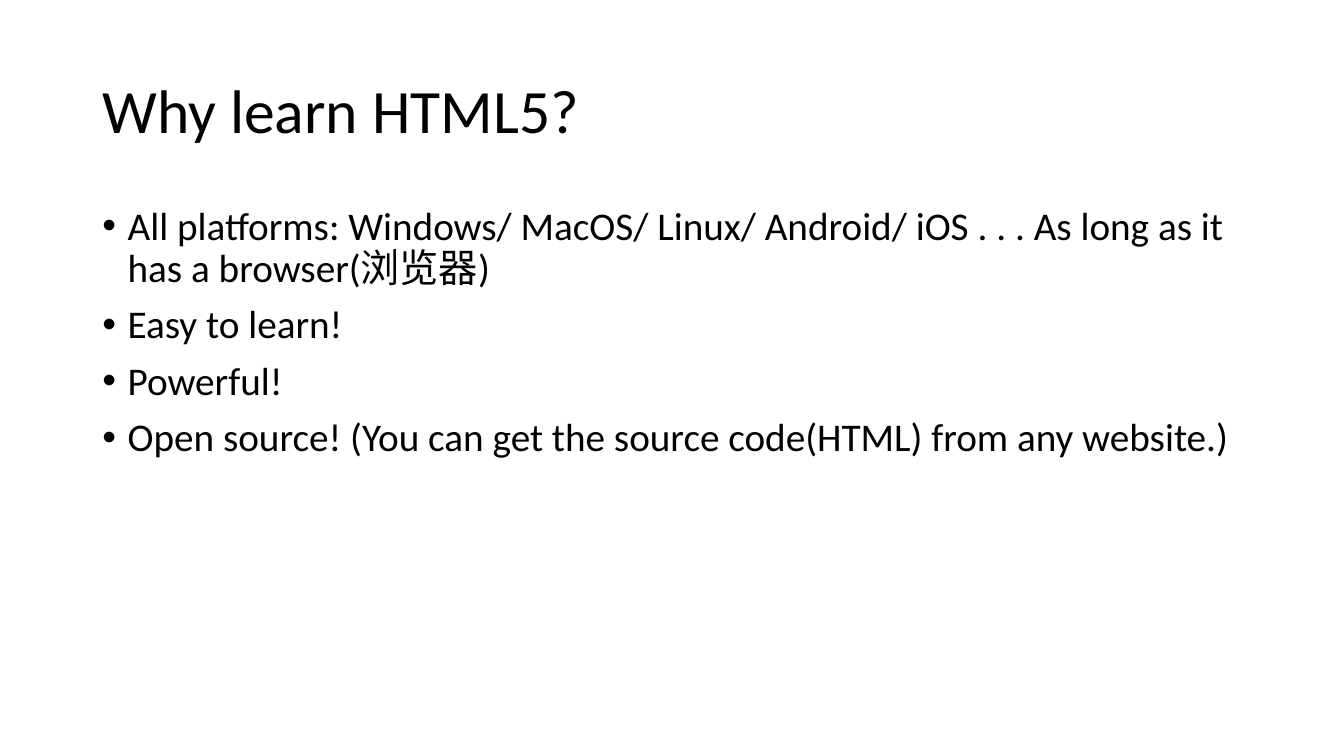
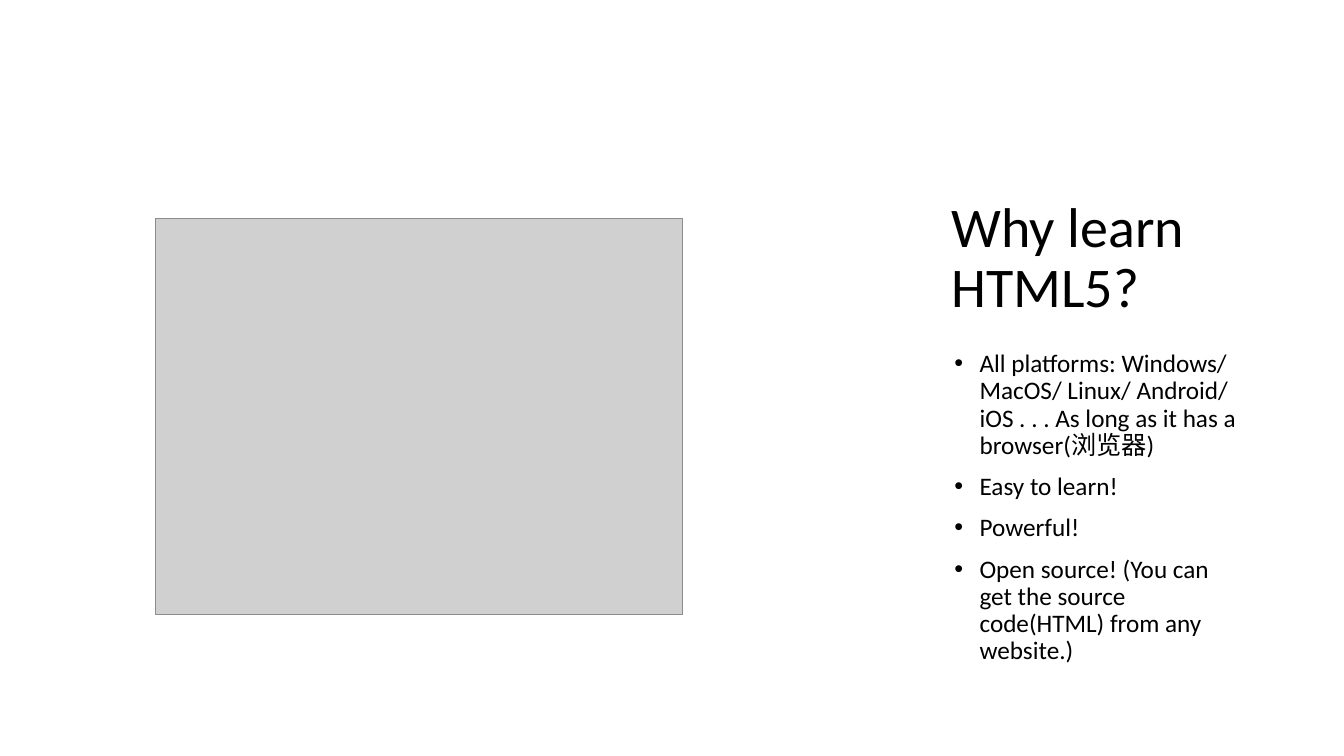
Before and after one commit to PolarisStudio/LGUReact, a slide deck: slide 4 of L1.pptx. Drawn at 1344x756 pixels with LibreOffice and Linux fonts; fonts in the diff are those of the drawing; grey boxes stand for pictures. Boxes give left, top, right and bottom in pixels: in the first picture for what was removed or moved away, otherwise in the second. Text is boxed around its words. In the diff, an @@ line names an element or a change of style, - is before the commit and + after.

```diff
--- a/L1.pptx
+++ b/L1.pptx
@@ title "Why learn HTML5?": place and size @@
-title "Why learn HTML5?" at (102,90,579,143)
+title "Why learn HTML5?" at (952,208,1184,308)
@@ title "Why learn HTML5?" at (952,208,1184,308): size 44 to 40 pt; vertical alignment middle to bottom @@
@@ picture added at (156,219,683,615) @@
@@ text "All platforms: Windows/ MacOS/ Linux/ ...": place and size @@
-text "All platforms: Windows/ MacOS/ Linux/ ..." at (128,212,1228,458)
+text "All platforms: Windows/ MacOS/ Linux/ ..." at (980,354,1236,663)
@@ text "All platforms: Windows/ MacOS/ Linux/ ..." at (980,354,1236,663): size 28 to 18 pt @@
```
Also in this commit, not shown: 5 other slides changed.
